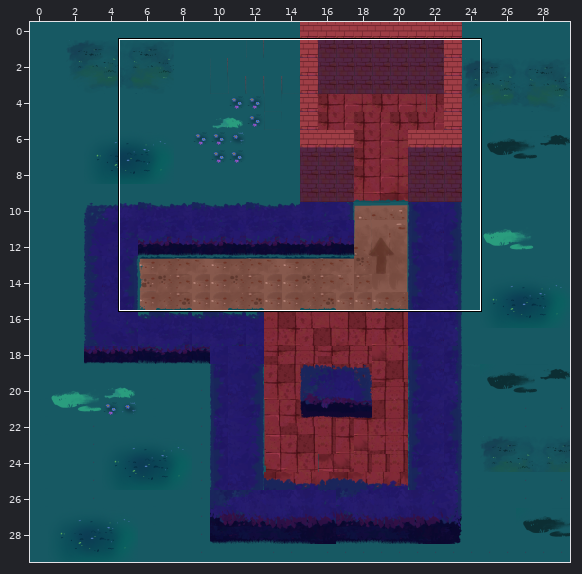
Level history. Tiled map: assets/maps/Tutorial4.tmx. The first picture is a wide view before the edit; the outline marks the close-up.
Close-up. First the earlier version:
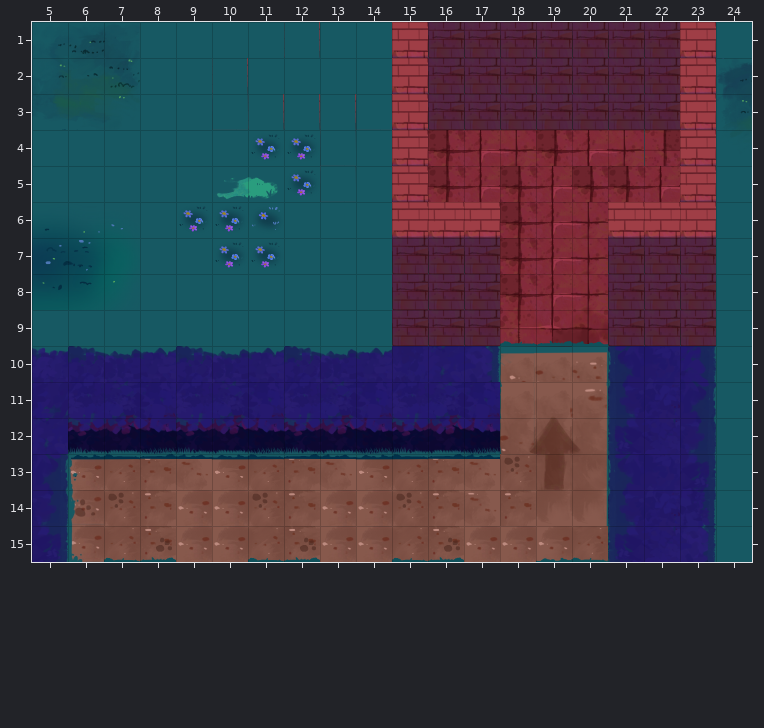
Cells are 128x128 px. Shown: x 5..24, y 1..15. The commit also changed other parts of the map, which this record leaves out.
The same view after the edit:
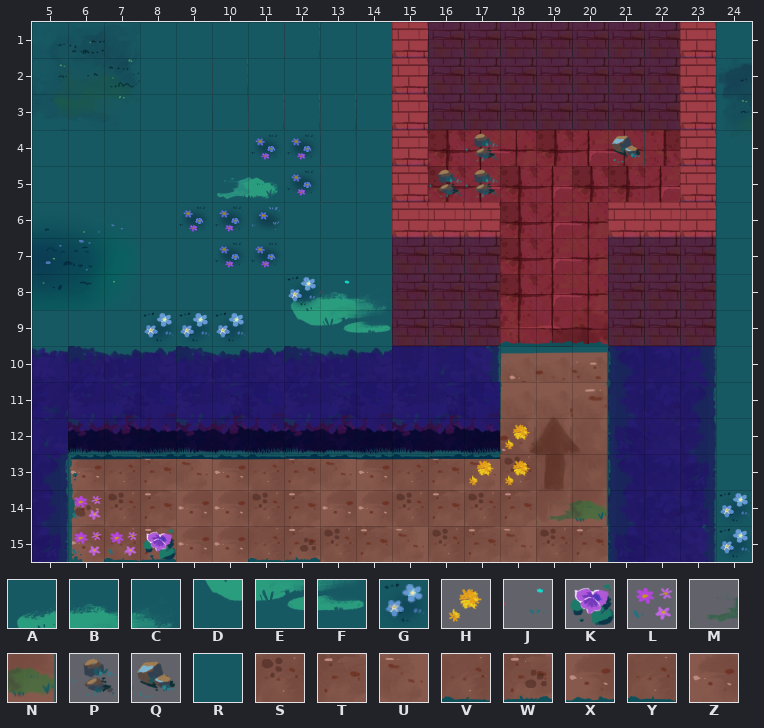
Key: from "decorations": A 0, B 1, C 2, D 12, E 13, F 14; from "decorations-2": G 41, H 44, J 54, K 58, L 66, M 79, N 80, P 104, Q 116; from "path-1": R 138; from "path-2": S 151, T 152, U 153, V 166, W 167, X 169, Y 170; from "path-3": Z 164.
_ is an empty cell, . an unchanged one.
Tiles of an added or newly shown layer are drawn over the layers below it.
See-through tiles are keyed as they look on the map.
Edits made:
--- layer "ground"
@@ x 12..14 @@
- 8 RRR
- 9 RRR
+ 8 ABC
+ 9 DEF
@@ x 13..20 @@
-14 ....U...
-15 ZZVWZZXY
+14 ....S...
+15 STUSTUST
--- layer "decoration" (added)
@@ x 16..21 @@
- 4 ._..._
- 5 __....
+ 4 .P...Q
+ 5 PP....
@@ x 8..13 @@
- 8 ....__
- 9 ___...
+ 8 ....GJ
+ 9 GGG...
@@ x 6..24 @@
-12 ............_......
-13 ...........__......
-14 _............__..._
-15 ___..............._
+12 ............H......
+13 ...........HH......
+14 L............MN...G
+15 LLK...............G
Pixel boxes of the changes (left, top, right, bottom) in both close-ups:
added: (429, 133, 498, 198)
added: (608, 135, 641, 163)
changed: (287, 276, 391, 333)
added: (143, 312, 246, 342)
changed: (320, 424, 608, 562)
added: (72, 495, 176, 560)
added: (719, 492, 750, 558)
